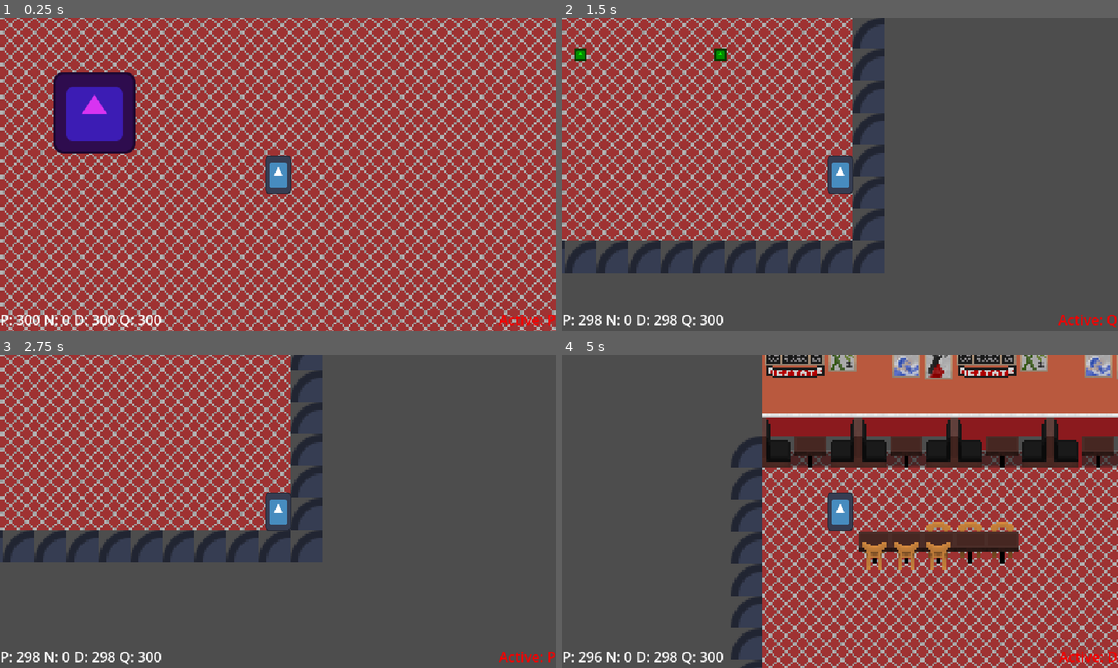
Above: before the commit, frames 1-4 (two rows, left to right).
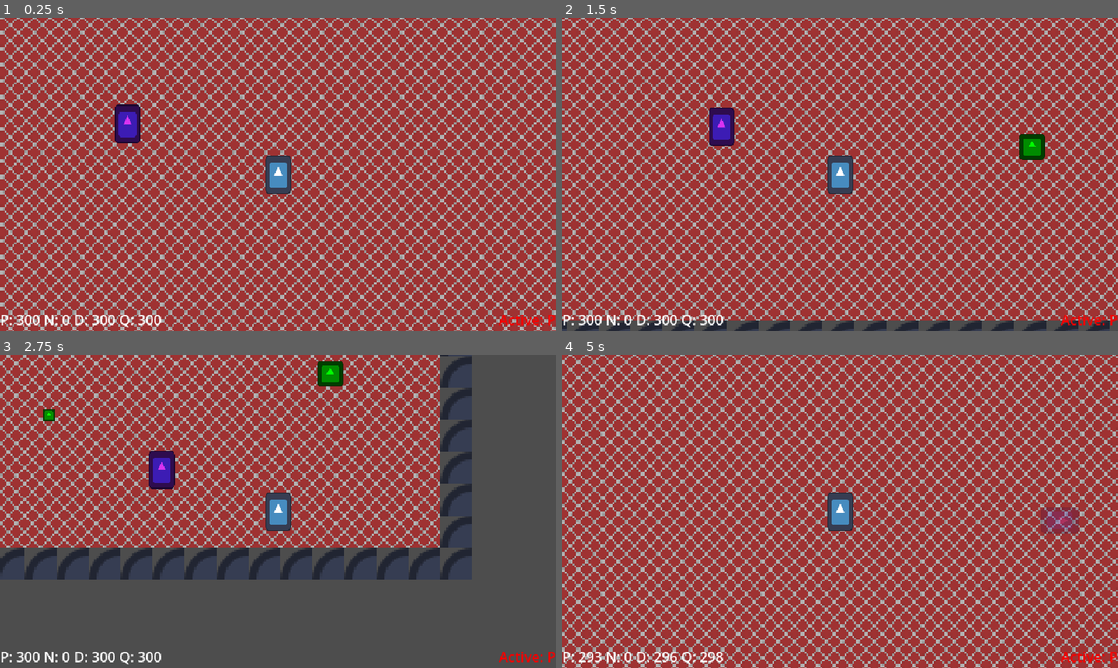
Above: after the commit, the same moments.

Repository: rakthalekk/kaching
Game: Godot game, scene res://src/level.tscn
Two runs of this game, one before a commit and one after it. Both use one fixed random seed, a clock stepped at 60 frames per second and the inputs below. The engine's default icon, where the game draws it, is replaced by a stand-in: a white triangle on a blue panel in a dark square.
Inputs (mouse positions are in pixels of both pictures, inside the frame that each line leads up to):
- Up to frame 1 (0.25 s): no input
- Up to frame 2 (1.5 s): move the mouse to (840, 174) at 0.52 s; press the mouse at (840, 174) at 0.53 s; hold D (move_right) 0.53-1.28 s; tap Mouse wheel down (down_coin, bound only before the commit) at 0.8, 1.35 s; move the mouse to (728, 190) at 1.27 s; release the mouse at (728, 190) at 1.28 s; hold S (move_down) from 1.28 s (still down)
- Up to frame 3 (2.75 s): tap Mouse wheel up (up_coin, bound only before the commit) at 1.55, 2.1 s; move the mouse to (333, 442) at 2.02 s; release S (move_down) at 2.03 s; hold D (move_right) from 2.03 s (still down); hold Right mouse button (dime, bound only after the commit) from 2.03 s (still down)
- Up to frame 4 (5 s): move the mouse to (812, 574) at 2.77 s; release D (move_right) at 2.78 s; release Right mouse button (dime, bound only after the commit) at 2.78 s; hold W (move_up) 2.78-3.53 s; right-click (812, 574) at 2.85 s; tap Q (quarter, bound only after the commit) at 3.05 s; move the mouse to (1006, 558) at 3.52 s; hold Q (quarter, bound only after the commit) 3.53-4.28 s; hold A (move_left) from 3.53 s (still down); click (1006, 558) at 3.8 s; move the mouse to (673, 464) at 4.27 s; click (673, 464) at 4.35 s; tap Mouse wheel down (down_coin, bound only before the commit) at 4.55 s

The runs differ from the first frame. In frame 1, 3.8% of the frame differs, in the area x 9-26%, y 17-44%; in frame 2, 76%, in the area x 0-100%, y 0-100%; in frame 3, 38%; in frame 4, 73%.

Commit message:
<Enemy Changes>

Diff:
--- a/project.godot
+++ b/project.godot
@@ -45,19 +45,24 @@
 "events": [Object(InputEventKey,"resource_local_to_scene":false,"resource_name":"","device":-1,"window_id":0,"alt_pressed":false,"shift_pressed":false,"ctrl_pressed":false,"meta_pressed":false,"pressed":false,"keycode":0,"physical_keycode":83,"key_label":0,"unicode":115,"echo":false,"script":null)
 ]
 }
-click={
+penny={
 "deadzone": 0.5,
 "events": [Object(InputEventMouseButton,"resource_local_to_scene":false,"resource_name":"","device":-1,"window_id":0,"a …(258 unchanged characters)…
 ]
 }
-up_coin={
+quarter={
 "deadzone": 0.5,
-"events": [Object(InputEventMouseButton,"resource_local_to_scene":false,"resource_name":"","device":-1,"window_id":0,"alt_pressed":false,"shift_pressed":false,"ctrl_pressed":false,"meta_pressed":false,"button_mask":0,"position":Vector2(0, 0),"global_position":Vector2(0, 0),"factor":1.0,"button_index":4,"canceled":false,"pressed":false,"double_click":false,"script":null)
+"events": [Object(InputEventKey,"resource_local_to_scene":false,"resource_name":"","device":-1,"window_id":0,"alt_pressed":false,"shift_pressed":false,"ctrl_pressed":false,"meta_pressed":false,"pressed":false,"keycode":0,"physical_keycode":81,"key_label":0,"unicode":113,"echo":false,"script":null)
 ]
 }
-down_coin={
+nickel={
 "deadzone": 0.5,
-"events": [Object(InputEventMouseButton,"resource_local_to_scene":false,"resource_name":"","device":-1,"window_id":0,"alt_pressed":false,"shift_pressed":false,"ctrl_pressed":false,"meta_pressed":false,"button_mask":0,"position":Vector2(0, 0),"global_position":Vector2(0, 0),"factor":1.0,"button_index":5,"canceled":false,"pressed":false,"double_click":false,"script":null)
+"events": [Object(InputEventKey,"resource_local_to_scene":false,"resource_name":"","device":-1,"window_id":0,"alt_pressed":false,"shift_pressed":false,"ctrl_pressed":false,"meta_pressed":false,"pressed":false,"keycode":0,"physical_keycode":4194325,"key_label":0,"unicode":0,"echo":false,"script":null)
+]
+}
+dime={
+"deadzone": 0.5,
+"events": [Object(InputEventMouseButton,"resource_local_to_scene":false,"resource_name":"","device":-1,"window_id":0,"alt_pressed":false,"shift_pressed":false,"ctrl_pressed":false,"meta_pressed":false,"button_mask":2,"position":Vector2(150, 14),"global_position":Vector2(154, 57),"factor":1.0,"button_index":2,"canceled":false,"pressed":true,"double_click":false,"script":null)
 ]
 }
 
--- /dev/null
+++ b/src/actor.gd
@@ -0,0 +1,29 @@
+class_name Actor
+#BIGG
+extends CharacterBody2D
+
+@export var speed = 100
+
+@export var max_health = 3
+
+var knockback = false
+
+# Current direction of the player
+var direction: Vector2
+
+var health = max_health
+
+var dead = false
+
+func yowch(damage: int):
+	health -= damage
+	if health <= 0:
+		die()
+
+func die():
+	queue_free()
+
+func backknock(body: Actor):
+	knockback = true
+	direction = (global_position - body.global_position).normalized()
+	velocity = direction * speed
--- a/src/enemy.gd
+++ b/src/enemy.gd
@@ -1,19 +1,32 @@
 class_name Enemy
-extends CharacterBody2D
+extends Actor
 
-var speed = 40 #Higher = slower
 var chase = false
 var player = null
 
+
 func _physics_process(delta):
-	if chase:
-		position += (player.position - position)/speed
+	if chase && !dead:
+		direction = (player.position - position).normalized()
+		velocity = direction * speed
+		move_and_slide()
 
 func _on_detection_body_entered(body):
 	if body is Player:
 		player = body
 		chase = true
 
-#func _on_detection_body_exited(body):
-	#player = null
-	#chase = false
+func die():
+	$AnimationPlayer.play("die")
+	dead = true
+	await $AnimationPlayer.animation_finished
+	super()
+
+func _on_detection_body_exited(body):
+	player = null
+	chase = false
+
+
+func _on_hitbox_body_entered(body):
+	if body is Player:
+		body.yowch(1)
--- a/src/enemy.tscn
+++ b/src/enemy.tscn
@@ -1,32 +1,136 @@
-[gd_scene load_steps=5 format=3 uid="uid://c640f0i5mou5b"]
+[gd_scene load_steps=9 format=3 uid="uid://dlyn3xqk2i2pe"]
 
 [ext_resource type="Script" path="res://src/enemy.gd" id="1_3idc8"]
 [ext_resource type="Texture2D" uid="uid://it8hjt58tya5" path="res://icon.svg" id="1_yk6qf"]
 
-[sub_resource type="CircleShape2D" id="CircleShape2D_b31gx"]
-radius = 74.0068
+[sub_resource type="RectangleShape2D" id="RectangleShape2D_75bix"]
+size = Vector2(320, 180)
 
 [sub_resource type="RectangleShape2D" id="RectangleShape2D_3q8vv"]
-size = Vector2(42, 40)
+size = Vector2(120, 120)
+
+[sub_resource type="CircleShape2D" id="CircleShape2D_et0m0"]
+
+[sub_resource type="Animation" id="Animation_snes5"]
+resource_name = "die"
+tracks/0/type = "value"
+tracks/0/imported = false
+tracks/0/enabled = true
+tracks/0/path = NodePath("Icon:rotation")
+tracks/0/interp = 1
+tracks/0/loop_wrap = true
+tracks/0/keys = {
+"times": PackedFloat32Array(0, 0.5),
+"transitions": PackedFloat32Array(1, 1),
+"update": 0,
+"values": [0.0, 1.5708]
+}
+tracks/1/type = "value"
+tracks/1/imported = false
+tracks/1/enabled = true
+tracks/1/path = NodePath("Icon:modulate")
+tracks/1/interp = 1
+tracks/1/loop_wrap = true
+tracks/1/keys = {
+"times": PackedFloat32Array(0.5, 1),
+"transitions": PackedFloat32Array(1, 1),
+"update": 0,
+"values": [Color(0.847059, 0.2, 0.945098, 1), Color(0.847059, 0.2, 0.945098, 0)]
+}
+tracks/2/type = "value"
+tracks/2/imported = false
+tracks/2/enabled = true
+tracks/2/path = NodePath("Hitbox/CollisionShape2D:disabled")
+tracks/2/interp = 1
+tracks/2/loop_wrap = true
+tracks/2/keys = {
+"times": PackedFloat32Array(0),
+"transitions": PackedFloat32Array(1),
+"update": 1,
+"values": [true]
+}
+
+[sub_resource type="Animation" id="Animation_njfi6"]
+length = 0.001
+tracks/0/type = "value"
+tracks/0/imported = false
+tracks/0/enabled = true
+tracks/0/path = NodePath("Icon:rotation")
+tracks/0/interp = 1
+tracks/0/loop_wrap = true
+tracks/0/keys = {
+"times": PackedFloat32Array(0),
+"transitions": PackedFloat32Array(1),
+"update": 0,
+"values": [0.0]
+}
+tracks/1/type = "value"
+tracks/1/imported = false
+tracks/1/enabled = true
+tracks/1/path = NodePath("Icon:modulate")
+tracks/1/interp = 1
+tracks/1/loop_wrap = true
+tracks/1/keys = {
+"times": PackedFloat32Array(0),
+"transitions": PackedFloat32Array(1),
+"update": 0,
+"values": [Color(0.847059, 0.2, 0.945098, 1)]
+}
+tracks/2/type = "value"
+tracks/2/imported = false
+tracks/2/enabled = true
+tracks/2/path = NodePath("Hitbox/CollisionShape2D:disabled")
+tracks/2/interp = 1
+tracks/2/loop_wrap = true
+tracks/2/keys = {
+"times": PackedFloat32Array(0),
+"transitions": PackedFloat32Array(1),
+"update": 1,
+"values": [false]
+}
+
+[sub_resource type="AnimationLibrary" id="AnimationLibrary_aq07w"]
+_data = {
+"RESET": SubResource("Animation_njfi6"),
+"die": SubResource("Animation_snes5")
+}
 
 [node name="Enemy" type="CharacterBody2D"]
+collision_layer = 16
 script = ExtResource("1_3idc8")
+speed = 75
 
 [node name="Icon" type="Sprite2D" parent="."]
 modulate = Color(0.847059, 0.2, 0.945098, 1)
-scale = Vector2(0.320313, 0.320313)
+scale = Vector2(0.1, 0.15)
 texture = ExtResource("1_yk6qf")
 
 [node name="detection" type="Area2D" parent="."]
+visible = false
 collision_layer = 32
 collision_mask = 2
 
 [node name="CollisionShape2D" type="CollisionShape2D" parent="detection"]
-shape = SubResource("CircleShape2D_b31gx")
+shape = SubResource("RectangleShape2D_75bix")
 
 [node name="CollisionShape2D" type="CollisionShape2D" parent="."]
+visible = false
+scale = Vector2(0.1, 0.15)
 shape = SubResource("RectangleShape2D_3q8vv")
+
+[node name="Hitbox" type="Area2D" parent="."]
+collision_layer = 0
+collision_mask = 2
+
+[node name="CollisionShape2D" type="CollisionShape2D" parent="Hitbox"]
+shape = SubResource("CircleShape2D_et0m0")
+
+[node name="AnimationPlayer" type="AnimationPlayer" parent="."]
+libraries = {
+"": SubResource("AnimationLibrary_aq07w")
+}
 
 [connection signal="body_entered" from="detection" to="." method="_on_detection_body_entered"]
 [connection signal="body_exited" from="detection" to="." method="_on_detection_body_exited"]
 [connection signal="child_entered_tree" from="CollisionShape2D" to="." method="_on_collision_shape_2d_child_entered_tree"]
+[connection signal="body_entered" from="Hitbox" to="." method="_on_hitbox_body_entered"]
--- a/src/level.gd
+++ b/src/level.gd
@@ -10,5 +10,6 @@
 
 # Called every frame. 'delta' is the elapsed time since the previous frame.
 func _process(delta):
-	follow_camera.position = lerp(follow_camera.position, player.position, delta * 3)
+	if is_instance_valid(player):
+		follow_camera.position = lerp(follow_camera.position, player.position, delta * 3)
 	pass
--- a/src/penny_bullet.gd
+++ b/src/penny_bullet.gd
@@ -11,10 +11,13 @@
 
 # Called every frame. 'delta' is the elapsed time since the previous frame.
 func _process(delta):
+	var collider = get_collider()
 	if is_colliding():
 		print(get_collider())
 		$Line2D.add_point(to_local(get_collision_point()))
 		enabled = false
+		if collider is Enemy:
+			collider.yowch(1)
 	elif enabled && frames_since_init > 3:
 		print("no hit")
 		$Line2D.add_point(target_position)
--- a/src/penny_bullet.tscn
+++ b/src/penny_bullet.tscn
@@ -4,6 +4,7 @@
 
 [node name="PennyBullet" type="RayCast2D"]
 target_position = Vector2(0, 0)
+collision_mask = 17
 script = ExtResource("1_ddrm5")
 
 [node name="Line2D" type="Line2D" parent="."]
--- a/src/player.gd
+++ b/src/player.gd
@@ -1,10 +1,8 @@
 class_name Player
-extends CharacterBody2D
+extends Actor
 
 ### EXPORT
 
-# Player speed
-@export var speed = 300
 
 
 ### CONSTANTS
@@ -24,8 +22,7 @@
 
 ### LOCAL VARS
 
-# Current direction of the player
-var direction: Vector2
+
 
 # Player's current active coin
 var active_coin = "P"
@@ -64,43 +61,34 @@
 
 func _process(delta):
 	# Check if the player has input the click action
-	if Input.is_action_pressed("click"):
+	if Input.is_action_pressed("penny"):
 		# If this coin is a penny, attempt to shoot a penny
-		if active_coin == "P":
-			if pennies > 0 and $PennyCooldown.time_left == 0:
-				pennies -= 1
-				$PennyCooldown.start()
+		if pennies > 0 and $PennyCooldown.time_left == 0:
+			pennies -= 1
+			$PennyCooldown.start()
 
-				var shoot_vector = get_global_mouse_position() - global_position
-				var to_shoot = PENNY_BULLET.instantiate() as PennyBullet
-				to_shoot.set_direction(shoot_vector.normalized())
-				to_shoot.position = self.position
-				get_parent().add_child(to_shoot)
-		elif active_coin == "D":
-			if dimes > 0 and $DimeCooldown.time_left == 0:
-				dimes -= 1
-				$DimeCooldown.start()
+			var shoot_vector = get_global_mouse_position() - global_position
+			var to_shoot = PENNY_BULLET.instantiate() as PennyBullet
+			to_shoot.set_direction(shoot_vector.normalized())
+			to_shoot.position = self.position
+			get_parent().add_child(to_shoot)
+	if Input.is_action_pressed("dime"):
+		if dimes > 0 and $DimeCooldown.time_left == 0:
+			dimes -= 1
+			$DimeCooldown.start()
 
-				var shoot_vector = get_global_mouse_position() - global_position
-				var to_shoot = DIME_BULLET.instantiate()
-				to_shoot.direction = shoot_vector.normalized()
-				to_shoot.position = self.position
-				get_parent().add_child(to_shoot)
-		elif active_coin == "Q":
-			if quarters > 0 and $QuarterCooldown.time_left == 0:
-				quarters -= 1
-				$QuarterCooldown.start()
+			var shoot_vector = get_global_mouse_position() - global_position
+			var to_shoot = DIME_BULLET.instantiate()
+			to_shoot.direction = shoot_vector.normalized()
+			to_shoot.position = self.position
+			get_parent().add_child(to_shoot)
+	if Input.is_action_pressed("quarter"):
+		if quarters > 0 and $QuarterCooldown.time_left == 0:
+			quarters -= 1
+			$QuarterCooldown.start()
 
-				var to_shoot = QUARTER_GRENADE.instantiate()
-				to_shoot.position = self.position
-				get_parent().add_child(to_shoot)
+			var to_shoot = QUARTER_GRENADE.instantiate()
+			to_shoot.position = self.position
+			get_parent().add_child(to_shoot)
 
 		hud.update_coins()
-
-	if Input.is_action_just_pressed("up_coin"):
-		active_coin = COIN_TYPES[(COIN_TYPES.find(active_coin) - 1) % COIN_TYPES.size()]
-		hud.update_active_coin()
-
-	if Input.is_action_just_pressed("down_coin"):
-		active_coin = COIN_TYPES[(COIN_TYPES.find(active_coin) + 1) % COIN_TYPES.size()]
-		hud.update_active_coin()
--- a/src/quarter_grenade.gd
+++ b/src/quarter_grenade.gd
@@ -51,3 +51,8 @@
 
 func _on_explosion_timer_timeout():
 	queue_free()
+
+
+func _on_explosion_radius_body_entered(body):
+	if body is Enemy:
+		body.yowch(20)
--- a/src/quarter_grenade.tscn
+++ b/src/quarter_grenade.tscn
@@ -26,6 +26,8 @@
 
 [node name="ExplosionRadius" type="Area2D" parent="."]
 visible = false
+collision_layer = 0
+collision_mask = 16
 
 [node name="CollisionShape2D" type="CollisionShape2D" parent="ExplosionRadius"]
 shape = SubResource("CircleShape2D_rn2nc")
@@ -40,4 +42,5 @@
 one_shot = true
 
 [connection signal="timeout" from="DetonationTimer" to="." method="_on_timer_timeout"]
+[connection signal="body_entered" from="ExplosionRadius" to="." method="_on_explosion_radius_body_entered"]
 [connection signal="timeout" from="ExplosionRadius/ExplosionTimer" to="." method="_on_explosion_timer_timeout"]
Not shown: 1 places in src/level.tscn that only renumber resources
Not shown: 1 places in src/player.tscn that only renumber resources
